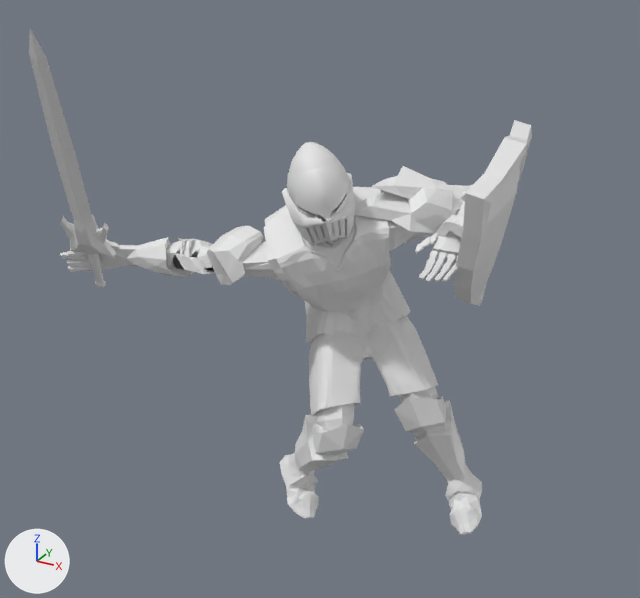
Before and after pictures for a commit that changed the OBJ model OpenGL_Framework/OpenGL_Framework/Assets/Models/KnightAnimations/SideSpecialPoses/SideSpecial5.obj.
Rendered twice from a camera (50 mm lens) standing at (3.07, -6.67, 5.51) and looking at (-0.16, -0.79, 2.56). Every picture has the same lights, and +X, +Y and +Z are marked at lower left. Where no turn or scale is listed for an object, it has been applied to the vertices.

Names of what the first picture shows: 'SideSpecial5'.
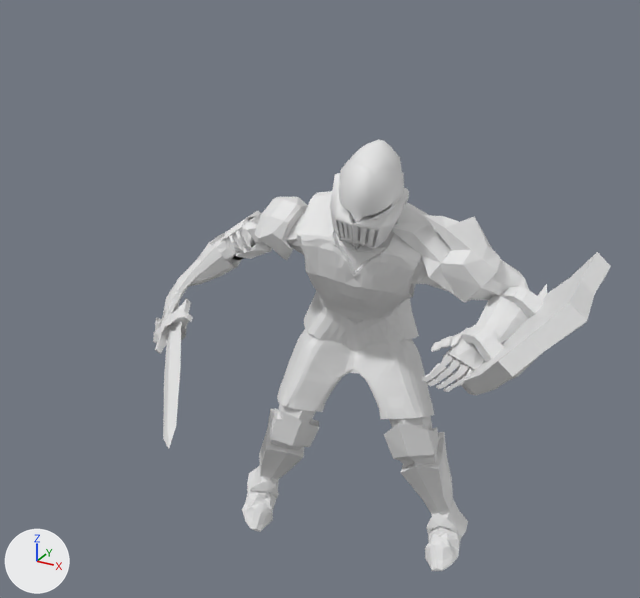
Pixel boxes [x1, y1, x2, y2] of what changed, in the pictures (640 x 598 px; the box of a moved part takes in the faces that stretch with it):
'SideSpecial5', reshaped (9% narrower, 15% shorter): before [29, 29, 532, 535]; after [153, 139, 611, 571]
part 1 of me_sidespecial5, moved or reshaped: before [29, 29, 116, 287]; after [155, 298, 193, 448]
part 2 of me_sidespecial5, moved or reshaped: before [435, 120, 532, 306]; after [456, 252, 611, 395]
part 3 of me_sidespecial5, moved or reshaped: before [287, 160, 348, 221]; after [338, 160, 404, 223]
part 4 of me_sidespecial5, moved or reshaped: before [60, 142, 482, 535]; after [153, 139, 547, 571]

What the commit changed:
me_sidespecial5 is used by ob_sidespecial5; location (0.0, 0.0, 0.0).
me_sidespecial5 had 4917 vertices, 9649 faces and spanned x -2.83..1.2, y -1.93..0.8, z -0.04..4.74.
me_sidespecial5 now has 4917 vertices, 9649 faces and spans x -1.9..1.99, y -2.91..0.41, z -0.1..3.89.
me_sidespecial5 part 1: the loose piece of 498 vertices spanning x -2.73..-1.89, y -1.93..-0.68, z 2.14..4.74 is multiplied about its middle by the matrix ((0.804, -0.567, 0.18), (0.333, 0.179, -0.926), (0.493, 0.804, 0.333)), then moved by (1.28, -0.43, -1.24).
me_sidespecial5 part 2: the loose piece of 550 vertices spanning x 0.51..1.2, y -0.56..0.78, z 2.24..3.87 is multiplied about its middle by the matrix ((0.86, 0.202, 0.468), (-0.097, 0.966, -0.239), (-0.5, 0.16, 0.851)), then moved by (0.48, -0.64, -0.69).
me_sidespecial5 part 3: the loose piece of 106 vertices spanning x -0.6..-0.05, y -0.83..-0.27, z 3.23..3.67 is multiplied about its middle by the matrix ((0.869, 0.329, 0.369), (-0.38, 0.922, 0.075), (-0.316, -0.205, 0.926)), then moved by (0.52, -0.11, 0.11).
me_sidespecial5 part 4: 3763 of 4917 vertices moved; they spanned x -2.83..1.08, y -1.05..0.8, z -0.04..3.79 and now span x -1.83..1.51, y -1.09..0.41, z -0.1..3.89; mean shift (0.34, -0.24, -0.12); largest move (-2.82, -1.01, 2.55) -> (-1.77, -1.02, 1.88).
